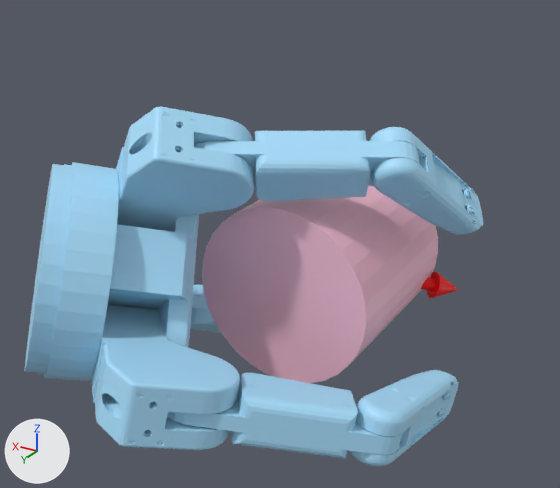
Two versions of the glTF model static/assets/cond/Barrett/contactdb+cylinder_medium/1.glb, one commit apart.
Camera for both pictures: a 50 mm lens placed at (-0.15, 0.289, 0.149), pointed at (0.02, 0.005, 0.007). Every picture has the same lights, and +X, +Y and +Z are marked at lower left. Where no turn or scale is listed for an object, it has been applied to the vertices. Vertices at the same position are counted once.

Script lines for the objects in view, before the commit:
```python
me_cylinder_medium_stl = bpy.data.meshes.new('cylinder_medium.stl')
me_cylinder_medium_stl.from_pydata(...)  # a 32-sided cylinder along y spanning x -0.04..0.04, y -0.04..0.04, z -0.04..0.04
me_cylinder_medium_stl.materials.append(mat_defaultmaterial)
me_geometry_1 = bpy.data.meshes.new('geometry_1')
me_geometry_1.from_pydata(...)  # 8696 vertices, 17330 faces; spans x -0.069..0.114, y -0.061..0.131, z -0.071..0.083
me_geometry_1.materials.append(mat_defaultmaterial_001)
me_geometry_2 = bpy.data.meshes.new('geometry_2')
me_geometry_2.from_pydata(...)  # 75 vertices, 144 faces; spans x -0.0505..0.0021, y -0.0444..0.0023, z -0.0218..0.0029
me_geometry_2.materials.append(mat_defaultmaterial_002)
ob_cylinder_medium_stl = bpy.data.objects.new('cylinder_medium.stl', me_cylinder_medium_stl)
ob_cylinder_medium_stl.location = (0.0, 0.0, 0.0)
ob_geometry_1 = bpy.data.objects.new('geometry_1', me_geometry_1)
ob_geometry_1.location = (0.0, 0.0, 0.0)
ob_geometry_2 = bpy.data.objects.new('geometry_2', me_geometry_2)
ob_geometry_2.location = (0.0, 0.0, 0.0)
```
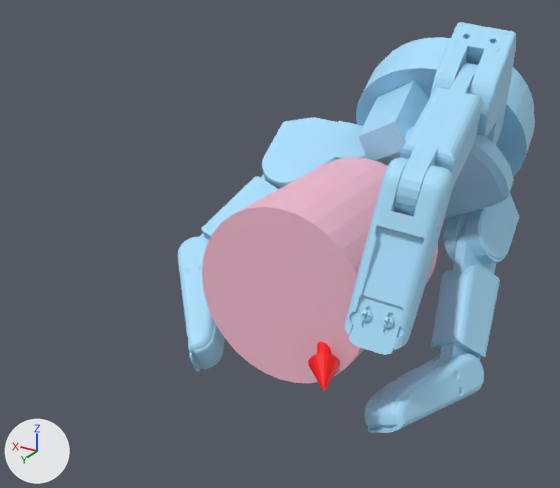
Pixel boxes (x1, y1, x2, y2) of what changed, in the pictures (560 x 488 px; the box of a moved part takes in the faces that stretch with it):
'geometry_1', reshaped (22% narrower, 14% taller): before (25, 106, 483, 466); after (178, 22, 535, 433)
'geometry_2', reshaped: before (421, 271, 458, 298); after (308, 342, 340, 391)
part 1 of me_geometry_1, moved or reshaped: before (25, 162, 199, 381); after (344, 37, 535, 220)
part 2 of me_geometry_1, moved or reshaped (not visible before): after (444, 193, 519, 262)
part 3 of me_geometry_1, moved or reshaped: before (190, 285, 221, 333); after (431, 225, 505, 363)
part 4 of me_geometry_1, moved or reshaped (not visible before): after (364, 353, 484, 433)
part 5 of me_geometry_1, moved or reshaped: before (116, 106, 254, 232); after (430, 22, 516, 145)
part 6 of me_geometry_1, moved or reshaped: before (194, 131, 420, 202); after (395, 62, 483, 216)
part 7 of me_geometry_1, moved or reshaped: before (370, 127, 483, 235); after (344, 158, 453, 355)
part 8 of me_geometry_1, moved or reshaped: before (91, 305, 240, 450); after (262, 117, 363, 189)
part 9 of me_geometry_1, moved or reshaped: before (167, 373, 403, 458); after (199, 174, 278, 240)
part 10 of me_geometry_1, moved or reshaped: before (350, 370, 459, 466); after (178, 237, 225, 372)

The change in detail:
me_geometry_1 has 8696 vertices, 17330 faces and spans x -0.069..0.114, y -0.061..0.131, z -0.071..0.083.
me_geometry_1 is used by ob_geometry_1; location (0.0, 0.0, 0.0).
me_geometry_1 part 1: the loose piece of 347 vertices spanning x 0.017..0.114, y 0.021..0.123, z -0.041..0.057 is multiplied about its middle by the matrix ((-0.547, 0.755, -0.361), (-0.837, -0.488, 0.249), (0.012, 0.438, 0.899)), then moved by (-0.087, -0.156, 0.033).
me_geometry_1 part 2: the loose piece of 211 vertices spanning x 0.062..0.104, y 0.015..0.064, z -0.042..-0.002 is multiplied about its middle by the matrix ((-0.547, 0.755, -0.361), (-0.837, -0.488, 0.249), (0.012, 0.438, 0.899)), then moved by (-0.127, -0.129, 0.022).
me_geometry_1 part 3: the loose piece of 449 vertices spanning x 0.039..0.089, y -0.04..0.042, z -0.068..-0.012 is multiplied about its middle by the matrix ((-0.617, 0.687, -0.384), (-0.773, -0.62, 0.133), (-0.147, 0.379, 0.914)), then moved by (-0.118, -0.057, 0.01).
me_geometry_1 part 4: the loose piece of 1647 vertices spanning x -0.005..0.06, y -0.061..-0.016, z -0.071..-0.044 is multiplied about its middle by the matrix ((-0.626, 0.676, -0.389), (-0.762, -0.638, 0.116), (-0.169, 0.369, 0.914)), then moved by (-0.079, 0.033, 0.002).
me_geometry_1 part 5: the loose piece of 925 vertices spanning x 0.003..0.083, y 0.034..0.084, z 0.011..0.083 is multiplied about its middle by the matrix ((-0.294, 0.625, -0.723), (-0.939, -0.331, 0.096), (-0.18, 0.707, 0.684)), then moved by (-0.089, -0.108, 0.024).
me_geometry_1 part 6: the loose piece of 449 vertices spanning x -0.049..0.034, y 0.006..0.069, z 0.043..0.072 is multiplied about its middle by the matrix ((-0.301, 0.615, -0.729), (-0.947, -0.282, 0.153), (-0.111, 0.736, 0.667)), then moved by (-0.045, -0.031, 0.012).
me_geometry_1 part 7: the loose piece of 1647 vertices spanning x -0.065..-0.026, y -0.032..0.029, z 0.021..0.072 is multiplied about its middle by the matrix ((-0.304, 0.611, -0.731), (-0.949, -0.264, 0.174), (-0.087, 0.746, 0.66)), then moved by (-0.011, 0.052, -0.009).
me_geometry_1 part 8: the loose piece of 925 vertices spanning x -0.016..0.069, y 0.062..0.131, z -0.03..0.005 is multiplied about its middle by the matrix ((-0.655, 0.754, -0.047), (-0.729, -0.614, 0.301), (0.199, 0.231, 0.952)), then moved by (0.002, -0.169, 0.037).
me_geometry_1 part 9: the loose piece of 449 vertices spanning x -0.066..0.013, y 0.053..0.113, z -0.04..-0.003 is multiplied about its middle by the matrix ((-0.763, 0.64, -0.085), (-0.634, -0.717, 0.289), (0.124, 0.275, 0.953)), then moved by (0.086, -0.112, 0.025).
me_geometry_1 part 10: the loose piece of 1647 vertices spanning x -0.069..-0.046, y 0.005..0.074, z -0.054..-0.018 is multiplied about its middle by the matrix ((-0.746, 0.661, -0.079), (-0.651, -0.701, 0.291), (0.137, 0.269, 0.953)), then moved by (0.114, -0.022, 0.01).
me_geometry_2 has 75 vertices, 144 faces and spans x -0.0505..0.0021, y -0.0444..0.0023, z -0.0218..0.0029.
me_geometry_2 is used by ob_geometry_2; location (0.0, 0.0, 0.0).
me_geometry_2 part 11: the whole mesh is multiplied about the mesh origin by the matrix ((0.382, 0.579, -0.721), (-0.846, -0.096, -0.525), (-0.373, 0.81, 0.453)).
